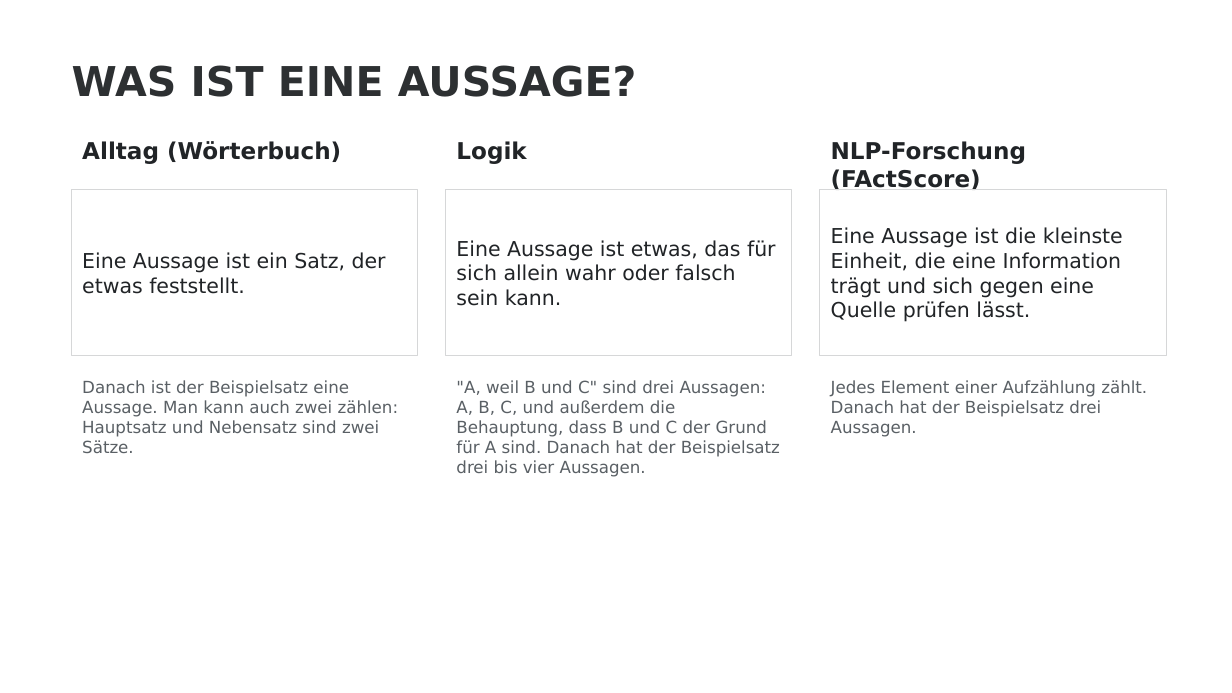
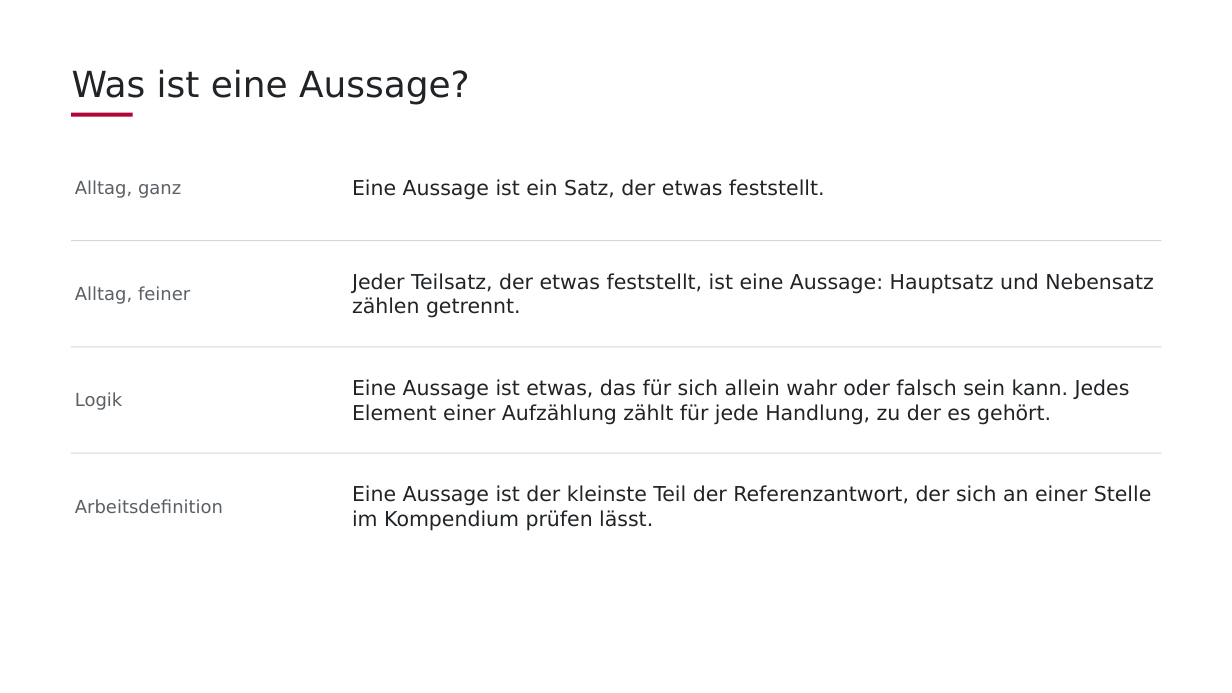
Before and after one commit to aihpi/workshop-rag, a slide deck: slide 2 of slides/src/rag_iii_claims_german.pptx. Drawn at 1232x693 pixels with LibreOffice and Linux fonts; fonts in the diff are those of the drawing; background and template pictures are left out. Boxes give left, top, right and bottom in pixels: in the first picture for what was removed or moved away, otherwise in the second. Text is boxed around its words. In the diff, an @@ line names an element or a change of style, - is before the commit and + after.

```diff
--- a/slides/src/rag_iii_claims_german.pptx
+++ b/slides/src/rag_iii_claims_german.pptx
@@ title at bbox=[72, 69, 470, 105]: text changed; size 32 to 28 pt; text colour #2D3032 to #212427; bold off @@
-WAS IST EINE AUSSAGE?
+Was ist eine Aussage?
@@ rectangle added at bbox=[71, 113, 133, 116], fill #B1063A @@
@@ text "Alltag, ganz" at bbox=[75, 180, 181, 198]: vertical alignment top to middle @@
@@ text "Eine Aussage ist ein Satz, ...": place and size @@
-text "Eine Aussage ist ein Satz, ..." at bbox=[71, 189, 418, 356]
+text "Eine Aussage ist ein Satz, ..." at bbox=[352, 179, 825, 200]
@@ text "Eine Aussage ist ein Satz, ..." at bbox=[352, 179, 825, 200]: outline #D6D7D8 0.75 pt to none @@
@@ text removed at bbox=[831, 141, 1026, 190] @@
-NLP-Forschung (FActScore)
@@ text at bbox=[75, 180, 181, 198]: text changed; size 18 to 14 pt; text colour #212427 to #5A6065; bold off @@
-Alltag (Wörterbuch)
+Alltag, ganz
@@ rectangle removed at bbox=[445, 189, 792, 356] @@
-Eine Aussage ist etwas, das für sich allein wahr oder falsch sein kann.
@@ rectangle removed at bbox=[820, 189, 1166, 356] @@
-Eine Aussage ist die kleinste Einheit, die eine Information trägt und sich gegen eine Quelle prüfen lässt.
@@ rectangle added at bbox=[71, 240, 1162, 241], fill #D6D7D8 @@
@@ text added at bbox=[75, 286, 190, 304], 14 pt, text #5A6065 @@
+Alltag, feiner
@@ text added at bbox=[352, 273, 1153, 318], 16 pt, text #212427 @@
+Jeder Teilsatz, der etwas feststellt, ist eine Aussage: Hauptsatz und Nebensatz zählen getrennt.
@@ text "Logik": place and size @@
-text "Logik" at bbox=[456, 141, 526, 164]
+text "Logik" at bbox=[75, 392, 123, 410]
@@ text "Logik" at bbox=[75, 392, 123, 410]: size 18 to 14 pt, text colour #212427 to #5A6065, bold off; vertical alignment top to middle @@
@@ rectangle added at bbox=[71, 347, 1162, 348], fill #D6D7D8 @@
@@ text "Eine Aussage ist etwas, das ..." at bbox=[352, 379, 1130, 425]: vertical alignment top to middle @@
@@ text removed at bbox=[82, 380, 399, 453] @@
-Danach ist der Beispielsatz eine Aussage. Man kann auch zwei zählen: Hauptsatz und Nebensatz sind zwei Sätze.
@@ text at bbox=[352, 379, 1130, 425]: text changed; size 13 to 16 pt; text colour #5A6065 to #212427 @@
-Jedes Element einer Aufzählung zählt. Danach hat der Beispielsatz drei Aussagen.
+Eine Aussage ist etwas, das für sich allein wahr oder falsch sein kann. Jedes Element einer Aufzählung zählt für jede Handlung, zu der es gehört.
@@ text removed at bbox=[456, 380, 780, 477] @@
-"A, weil B und C" sind drei Aussagen: A, B, C, und außerdem die Behauptung, dass B und C der Grund für A sind. Danach hat der Beispielsatz drei bis vier Aussagen.
@@ rectangle added at bbox=[71, 453, 1162, 454], fill #D6D7D8 @@
@@ text added at bbox=[75, 499, 223, 513], 14 pt, text #5A6065 @@
+Arbeitsdefinition
@@ text added at bbox=[352, 485, 1152, 531], 16 pt, text #212427 @@
+Eine Aussage ist der kleinste Teil der Referenzantwort, der sich an einer Stelle im Kompendium prüfen lässt.
```
Also in this commit, not shown: 2 other slides changed, 5 slides added, 5 slides removed, 8 other files.
